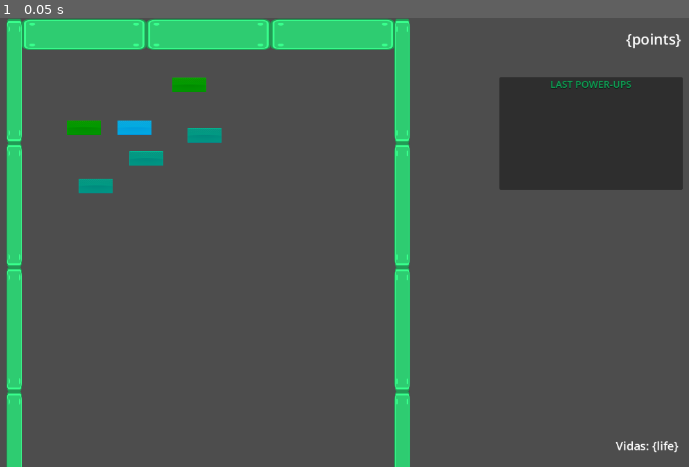
Above: before the commit, frame 1.
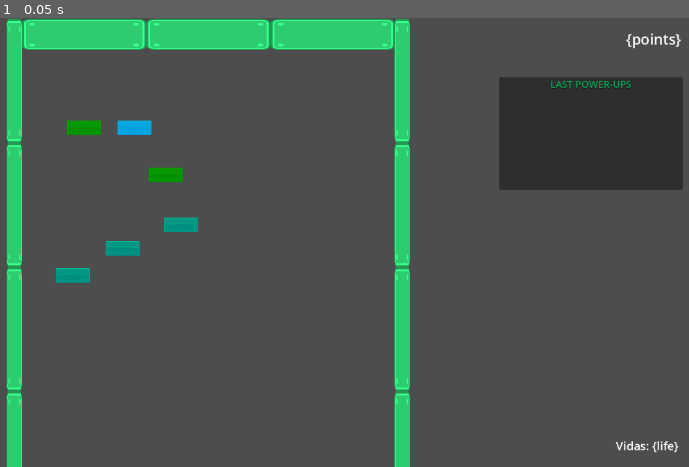
Above: after the commit, the same moment.

Repository: Asmatu-cell/godot.test.arkanoid-clon
Game: Godot game, scene res://Scenes/Niveles/nivel_3.tscn
Two runs of this game, one before a commit and one after it. Both use one fixed random seed, a clock stepped at 60 frames per second and the inputs below. This scene is started directly instead of the project's main scene.
Inputs:
- Up to frame 1 (0.05 s): no input

The runs differ from the first frame. In frame 1, 1.3% of the frame differs, in the area x 8-33%, y 13-60%.

Commit message:
Mini Cambio posición de todos

Diff:
--- a/Scenes/Niveles/nivel_3.tscn
+++ b/Scenes/Niveles/nivel_3.tscn
@@ -32,7 +32,7 @@
 position = Vector2(264, 224)
 
 [node name="Bloque Rosa" parent="Node" instance=ExtResource("6_or3lc")]
-position = Vector2(408, 240)
+position = Vector2(360, 425)
 
 [node name="Bloque Rosa2" parent="Node/Bloque Rosa" instance=ExtResource("6_or3lc")]
 position = Vector2(-224, 104)
